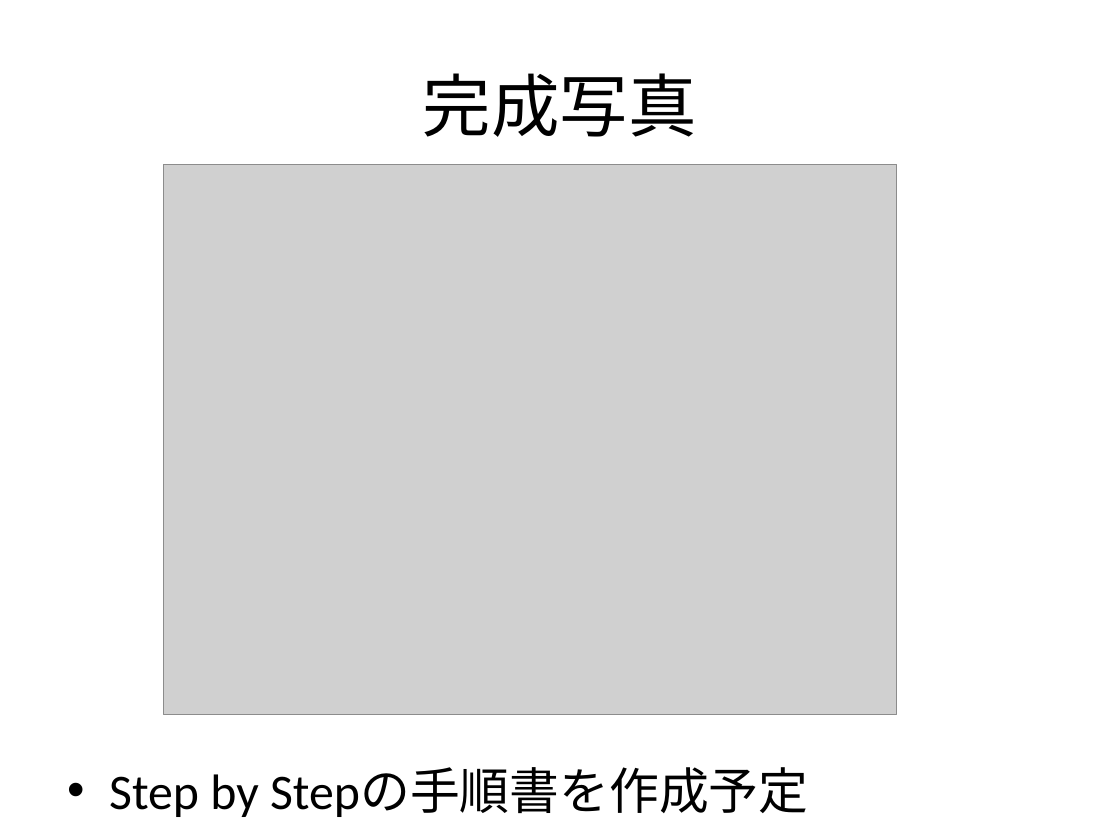
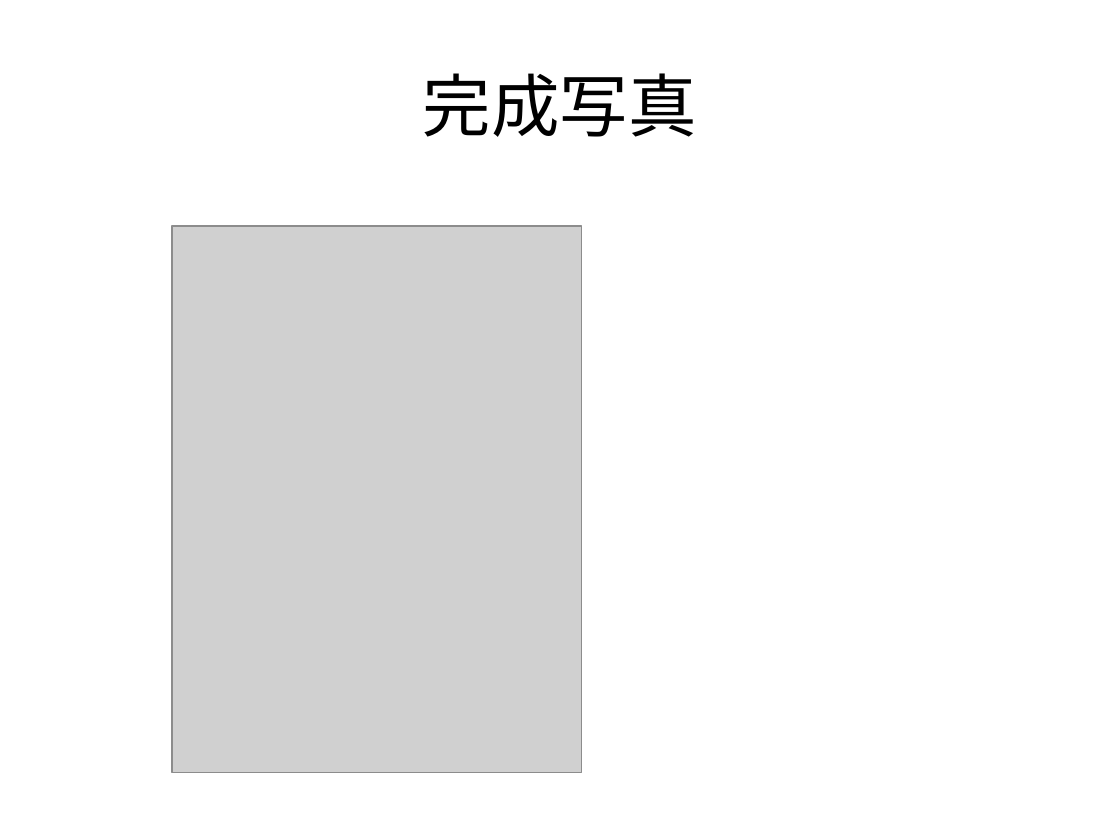
Before and after one commit to magoroku15/OpenAccessoryDemo, a slide deck: slide 19 of Doc/poorman's adk.pptx (slide 16 before the commit). Drawn at 1120x840 pixels with LibreOffice and Linux fonts; fonts in the diff are those of the drawing; grey boxes stand for pictures. Boxes give left, top, right and bottom in pixels: in the first picture for what was removed or moved away, otherwise in the second. Text is boxed around its words. In the diff, an @@ line names an element or a change of style, - is before the commit and + after.

```diff
--- a/Doc/poorman's adk.pptx
+++ b/Doc/poorman's adk.pptx
@@ picture at [172,226,582,773]: rotation 0 to 90 degrees @@
@@ text removed at [109,768,808,817] @@
-• Step by Stepの手順書を作成予定
```
Also in this commit, not shown: 7 other slides changed, 4 slides added, 1 slide removed.
